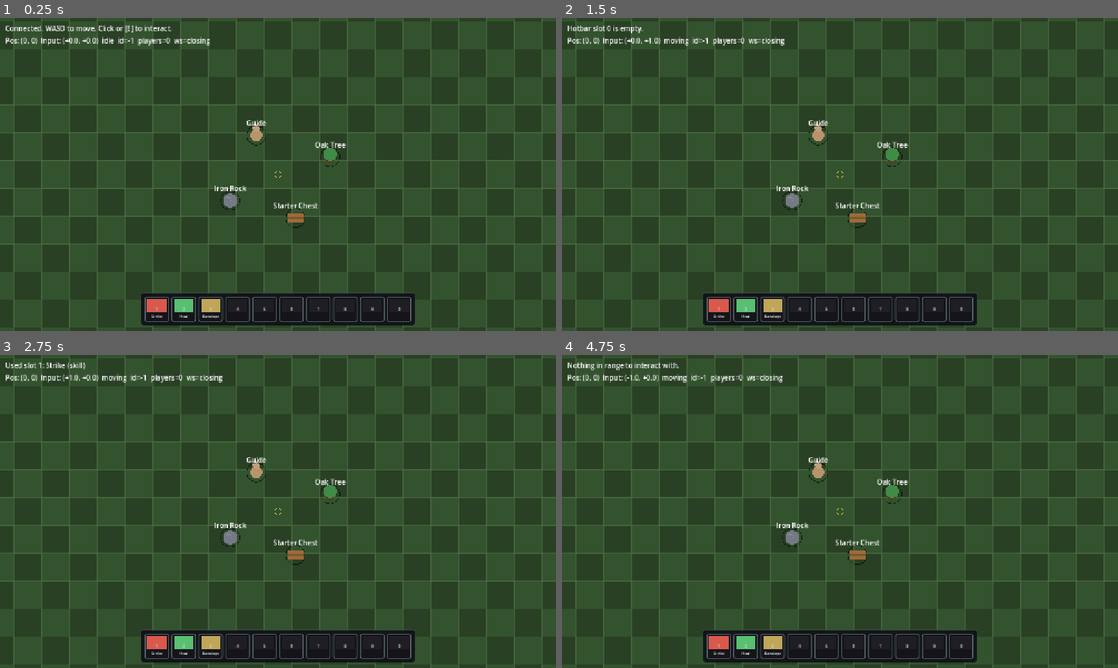
Above: before the commit, frames 1-4 (two rows, left to right).
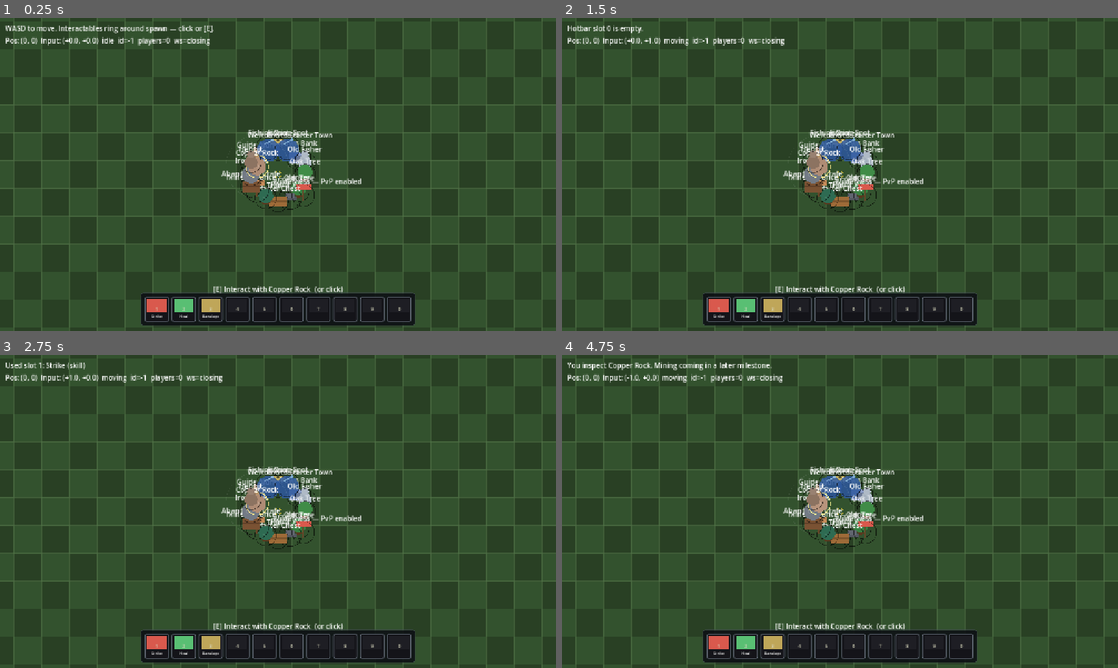
Above: after the commit, the same moments.

Repository: Wolfskii/Deathborn
Game: Godot game, scene res://scenes/World.tscn
Same seed, same stepped clock (60 frames per second), same inputs: the game is played once before the commit and once after it. This scene is started directly instead of the project's main scene.
Inputs (mouse positions are in pixels of both pictures, inside the frame that each line leads up to):
- Up to frame 1 (0.25 s): no input
- Up to frame 2 (1.5 s): tap Enter at 0.5 s; move the mouse to (962, 158) at 0.52 s; hold D (move_right) 0.53-1.28 s; hold E (interact) 0.53-1.28 s; click (962, 158) at 0.67 s; tap Space at 1.25 s; move the mouse to (728, 190) at 1.27 s; hold S (move_down) from 1.28 s (still down); tap 0 (hotbar_0) at 1.35 s
- Up to frame 3 (2.75 s): tap E (interact) at 1.55 s; tap Enter at 2 s; move the mouse to (333, 442) at 2.02 s; release S (move_down) at 2.03 s; hold D (move_right) from 2.03 s (still down); hold E (interact) from 2.03 s (still down); tap 1 (hotbar_1) at 2.1 s
- Up to frame 4 (4.75 s): tap Space at 2.75, 4.25 s; move the mouse to (812, 574) at 2.77 s; release D (move_right) at 2.78 s; release E (interact) at 2.78 s; hold W (move_up) 2.78-3.53 s; tap 2 (hotbar_2) at 2.85 s; click (812, 574) at 2.92 s; tap E (interact) at 3.05, 4.55 s; tap Enter at 3.5 s; move the mouse to (1006, 558) at 3.52 s; hold E (interact) 3.53-4.28 s; hold A (move_left) from 3.53 s (still down); tap 3 (hotbar_3) at 3.6 s; move the mouse to (673, 464) at 4.27 s; tap 4 (hotbar_4) at 4.35 s

The runs differ from the first frame. In frame 1, 3.8% of the frame differs, in the area x 1-65%, y 2-88%; in frame 2, 3.4%; in frame 3, 3.4%; in frame 4, 3.8%.

Commit message:
Add developer quick login feature; implement DevCredentials for saving login info and update Login scene with new button. Enhance interaction messages in World scene for various interactable types.

Diff:
--- a/client/scenes/Login.gd
+++ b/client/scenes/Login.gd
@@ -7,13 +7,35 @@
 @onready var _password: LineEdit = $Center/VBox/PasswordEdit
 @onready var _login_btn: Button = $Center/VBox/Buttons/LoginButton
 @onready var _register_btn: Button = $Center/VBox/Buttons/RegisterButton
+@onready var _dev_btn: Button = $Center/VBox/DevQuickLogin
 @onready var _status: Label = $Center/VBox/Status
+
+var _saved_dev_email: String = ""
 
 
 func _ready() -> void:
 	_login_btn.pressed.connect(_on_login)
 	_register_btn.pressed.connect(_on_register)
+	_dev_btn.pressed.connect(_on_dev_quick_login)
 	Net.auth_result.connect(_on_auth_result)
+	_setup_dev_quick_login()
+
+
+func _setup_dev_quick_login() -> void:
+	if not DevCredentials.is_available():
+		_dev_btn.visible = false
+		return
+
+	var saved := DevCredentials.load_saved()
+	if saved.is_empty():
+		_dev_btn.visible = false
+		return
+
+	_saved_dev_email = String(saved["email"])
+	_email.text = _saved_dev_email
+	_password.text = String(saved["password"])
+	_dev_btn.text = "Dev: Continue as %s" % _saved_dev_email
+	_dev_btn.visible = true
 
 
 func _on_login() -> void:
@@ -26,11 +48,26 @@
 	Net.register(_email.text, _password.text)
 
 
+func _on_dev_quick_login() -> void:
+	var saved := DevCredentials.load_saved()
+	if saved.is_empty():
+		_status.text = "No saved dev login."
+		return
+	_email.text = String(saved["email"])
+	_password.text = String(saved["password"])
+	_on_login()
+
+
 func _on_auth_result(success: bool, info: String) -> void:
 	if not success:
 		_status.text = "Error: " + info
 		_set_enabled(true)
 		return
+
+	if DevCredentials.is_available():
+		DevCredentials.save(_email.text, _password.text)
+		_setup_dev_quick_login()
+
 	_status.text = "Entering world..."
 	Net.welcome.connect(_go_world, CONNECT_ONE_SHOT)
 	Net.need_character.connect(_go_character_create, CONNECT_ONE_SHOT)
@@ -71,3 +108,5 @@
 func _set_enabled(enabled: bool) -> void:
 	_login_btn.disabled = not enabled
 	_register_btn.disabled = not enabled
+	if _dev_btn.visible:
+		_dev_btn.disabled = not enabled
--- a/client/scenes/Login.tscn
+++ b/client/scenes/Login.tscn
@@ -52,6 +52,11 @@
 layout_mode = 2
 text = "Register"
 
+[node name="DevQuickLogin" type="Button" parent="Center/VBox"]
+visible = false
+layout_mode = 2
+text = "Dev: Continue as ..."
+
 [node name="Status" type="Label" parent="Center/VBox"]
 layout_mode = 2
 horizontal_alignment = 1
--- a/client/scenes/World.gd
+++ b/client/scenes/World.gd
@@ -30,7 +30,7 @@
 	Net.snapshot.connect(_on_snapshot)
 	Net.disconnected.connect(_on_disconnected)
 	_hotbar.slot_activated.connect(_on_hotbar_slot)
-	_status.text = "Connected. WASD to move. Click or [E] to interact."
+	_status.text = "WASD to move. Interactables ring around spawn — click or [E]."
 
 	if Net.local_id != -1 and not _players.has(Net.local_id):
 		_spawn(Net.local_id, Net.spawn_name, Vector2(Net.spawn_x, Net.spawn_y))
@@ -164,8 +164,30 @@
 
 func _perform_interact(target: Interactable) -> void:
 	target.interact()
-	_status.text = "Interacted with %s." % target.display_name
+	_status.text = _interact_message(target)
 	Net.send_interact(target.interact_id)
+
+
+func _interact_message(target: Interactable) -> String:
+	match target.kind:
+		Interactable.Kind.TREE:
+			return "You inspect %s. Woodcutting coming in a later milestone." % target.display_name
+		Interactable.Kind.ROCK:
+			return "You inspect %s. Mining coming in a later milestone." % target.display_name
+		Interactable.Kind.FISHING:
+			return "You inspect %s. Fishing coming in a later milestone." % target.display_name
+		Interactable.Kind.CHEST:
+			return "You open %s. It is empty for now." % target.display_name
+		Interactable.Kind.BANK:
+			return "You approach %s. Banking coming in a later milestone." % target.display_name
+		Interactable.Kind.ANVIL:
+			return "You inspect %s. Smithing coming in a later milestone." % target.display_name
+		Interactable.Kind.NPC:
+			return "%s says: \"Stay alive out there.\"" % target.display_name
+		Interactable.Kind.SIGN:
+			return "The sign reads: %s" % target.display_name
+		_:
+			return "Interacted with %s." % target.display_name
 
 
 func _update_hud(pos: Vector2, dir: Vector2) -> void:
@@ -211,7 +233,9 @@
 	display_name: String,
 	pos: Vector2,
 	kind: Interactable.Kind,
-	tint: Color
+	tint: Color,
+	pick_radius: float = 20.0,
+	interact_range: float = 72.0
 ) -> void:
 	var node := Node2D.new()
 	node.set_script(InteractableScene)
@@ -220,15 +244,35 @@
 	node.display_name = display_name
 	node.kind = kind
 	node.tint = tint
+	node.pick_radius = pick_radius
+	node.interact_range = interact_range
 	_interactables_root.add_child(node)
 	_interactables.append(node)
 
 
 func _seed_demo_interactables() -> void:
-	_spawn_interactable("tree_oak_1", "Oak Tree", Vector2(120, -40), Interactable.Kind.TREE, Color(0.25, 0.55, 0.28))
-	_spawn_interactable("rock_iron_1", "Iron Rock", Vector2(-110, 60), Interactable.Kind.ROCK, Color(0.45, 0.48, 0.52))
-	_spawn_interactable("chest_starter", "Starter Chest", Vector2(40, 100), Interactable.Kind.CHEST, Color(0.62, 0.42, 0.22))
-	_spawn_interactable("npc_guide", "Guide", Vector2(-50, -90), Interactable.Kind.NPC, Color(0.72, 0.58, 0.42))
+	# Ring around the player's spawn — not always (0,0) if they logged out elsewhere.
+	var o := Vector2(Net.spawn_x, Net.spawn_y)
+	_spawn_interactable("sign_welcome", "Welcome to Starter Town", o + Vector2(0, -58), Interactable.Kind.SIGN, Color(0.75, 0.68, 0.38), 22.0)
+	_spawn_interactable("npc_guide", "Guide Aldric", o + Vector2(-48, -38), Interactable.Kind.NPC, Color(0.72, 0.58, 0.42))
+	_spawn_interactable("bank_starter", "Town Bank", o + Vector2(48, -38), Interactable.Kind.BANK, Color(0.55, 0.62, 0.78), 24.0)
+	_spawn_interactable("fish_shore_1", "Fishing Spot", o + Vector2(-22, -62), Interactable.Kind.FISHING, Color(0.55, 0.72, 0.85), 24.0)
+	_spawn_interactable("fish_shore_2", "Fishing Spot", o + Vector2(22, -62), Interactable.Kind.FISHING, Color(0.5, 0.68, 0.82), 24.0)
+	_spawn_interactable("npc_fisher", "Old Fisher", o + Vector2(62, -28), Interactable.Kind.NPC, Color(0.65, 0.7, 0.75))
+
+	_spawn_interactable("tree_oak_1", "Oak Tree", o + Vector2(62, 0), Interactable.Kind.TREE, Color(0.25, 0.55, 0.28))
+	_spawn_interactable("tree_oak_2", "Oak Tree", o + Vector2(48, 38), Interactable.Kind.TREE, Color(0.22, 0.5, 0.26))
+	_spawn_interactable("anvil_starter", "Public Anvil", o + Vector2(28, 55), Interactable.Kind.ANVIL, Color(0.38, 0.4, 0.44), 22.0)
+	_spawn_interactable("sign_wilderness", "Wilderness — PvP enabled", o + Vector2(58, 48), Interactable.Kind.SIGN, Color(0.85, 0.35, 0.3), 22.0)
+
+	_spawn_interactable("chest_starter", "Starter Chest", o + Vector2(0, 62), Interactable.Kind.CHEST, Color(0.62, 0.42, 0.22))
+	_spawn_interactable("tree_pine_1", "Pine Tree", o + Vector2(-28, 55), Interactable.Kind.TREE, Color(0.18, 0.42, 0.32))
+	_spawn_interactable("sign_mine", "Mine entrance — danger", o + Vector2(-48, 38), Interactable.Kind.SIGN, Color(0.78, 0.55, 0.35), 22.0)
+	_spawn_interactable("chest_loot_1", "Abandoned Crate", o + Vector2(-62, 28), Interactable.Kind.CHEST, Color(0.48, 0.32, 0.2))
+
+	_spawn_interactable("rock_iron_1", "Iron Rock", o + Vector2(-62, 0), Interactable.Kind.ROCK, Color(0.45, 0.48, 0.52), 22.0)
+	_spawn_interactable("rock_copper_1", "Copper Rock", o + Vector2(-48, -18), Interactable.Kind.ROCK, Color(0.58, 0.4, 0.28), 22.0)
+	_spawn_interactable("npc_hermit", "Hermit", o + Vector2(-62, -28), Interactable.Kind.NPC, Color(0.55, 0.45, 0.38))
 
 
 func _on_disconnected() -> void:
--- /dev/null
+++ b/client/scripts/DevCredentials.gd
@@ -0,0 +1,37 @@
+class_name DevCredentials
+extends RefCounted
+## Persists the last successful login locally for one-click dev re-entry.
+## Only read/written when OS.is_debug_build() is true (editor F5, debug exports).
+## Release/production builds never touch this file and must not expose the UI.
+
+const PATH := "user://dev_last_login.cfg"
+
+
+static func is_available() -> bool:
+	return OS.is_debug_build()
+
+
+static func save(email: String, password: String) -> void:
+	if not is_available():
+		return
+	var cfg := ConfigFile.new()
+	cfg.set_value("auth", "email", email.strip_edges().to_lower())
+	cfg.set_value("auth", "password", password)
+	cfg.save(PATH)
+
+
+static func load_saved() -> Dictionary:
+	if not is_available():
+		return {}
+	var cfg := ConfigFile.new()
+	if cfg.load(PATH) != OK:
+		return {}
+	var email: String = String(cfg.get_value("auth", "email", ""))
+	var password: String = String(cfg.get_value("auth", "password", ""))
+	if email.is_empty() or password.is_empty():
+		return {}
+	return {"email": email, "password": password}
+
+
+static func has_saved() -> bool:
+	return not load_saved().is_empty()
--- a/client/scripts/Interactable.gd
+++ b/client/scripts/Interactable.gd
@@ -4,7 +4,7 @@
 
 signal interacted
 
-enum Kind { GENERIC, TREE, ROCK, CHEST, NPC }
+enum Kind { GENERIC, TREE, ROCK, CHEST, NPC, FISHING, BANK, SIGN, ANVIL }
 
 @export var interact_id: String = ""
 @export var display_name: String = "Object"
@@ -77,6 +77,19 @@
 		Kind.NPC:
 			draw_circle(Vector2.ZERO, pick_radius * 0.75, body)
 			draw_circle(Vector2(0, -pick_radius * 0.9), pick_radius * 0.45, body.lightened(0.1))
+		Kind.FISHING:
+			draw_circle(Vector2(0, 6), pick_radius * 1.1, Color(0.18, 0.35, 0.62, 0.85))
+			draw_line(Vector2(-8, -8), Vector2(10, -18), body, 2.5)
+			draw_circle(Vector2(10, -18), 3.0, body)
+		Kind.BANK:
+			draw_rect(Rect2(-pick_radius * 0.9, -pick_radius * 0.5, pick_radius * 1.8, pick_radius), body)
+			draw_rect(Rect2(-pick_radius * 0.35, -pick_radius * 0.2, pick_radius * 0.7, pick_radius * 0.65), body.darkened(0.25))
+		Kind.SIGN:
+			draw_rect(Rect2(-2, -pick_radius, 4, pick_radius * 1.6), Color(0.4, 0.28, 0.16))
+			draw_rect(Rect2(-pick_radius * 0.8, -pick_radius * 1.1, pick_radius * 1.6, pick_radius * 0.55), body)
+		Kind.ANVIL:
+			draw_rect(Rect2(-pick_radius * 0.7, -4, pick_radius * 1.4, 8), body.darkened(0.15))
+			draw_rect(Rect2(-pick_radius * 0.45, -pick_radius * 0.55, pick_radius * 0.9, pick_radius * 0.45), body)
 		_:
 			draw_circle(Vector2.ZERO, pick_radius, body)
 
Not shown, added: client/scripts/DevCredentials.gd.uid
Not shown, added: client/scripts/Interactable.gd.uid
